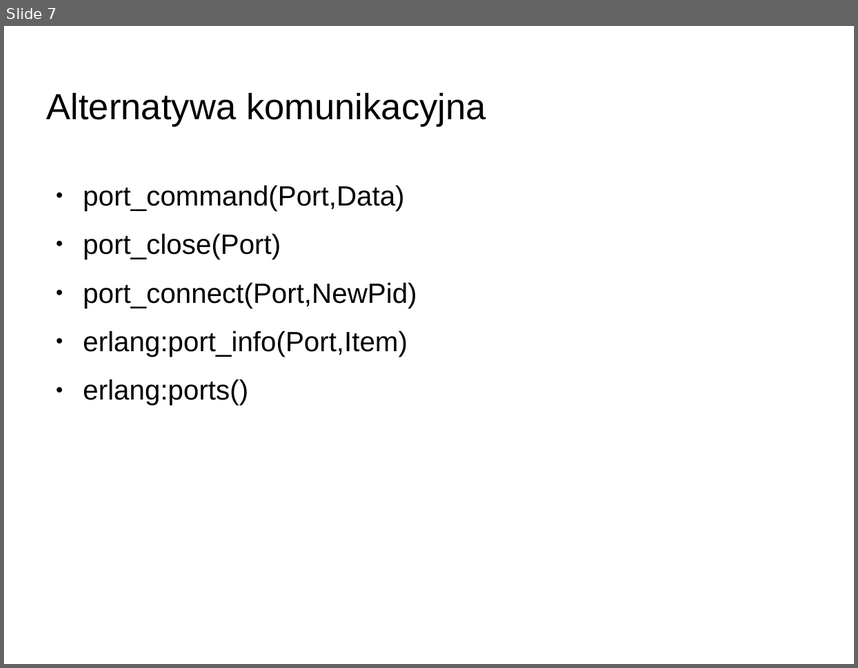
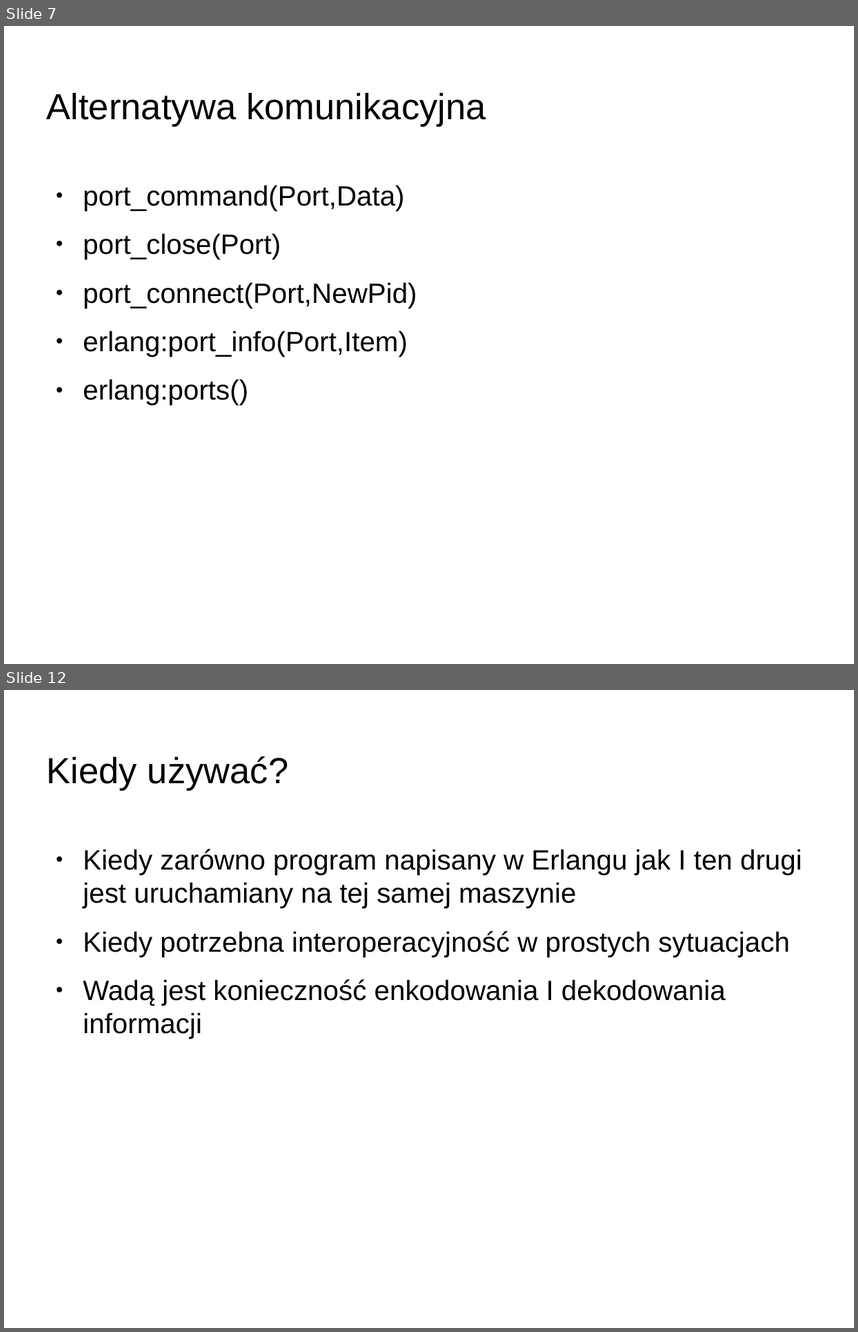
Before and after one commit to rafalgrm/erlang, a slide deck: prezentacja.odp. Shown one above the other, each under a label of ours: slide 7 before the commit, slides 7 and 12 after it; the slides between them are not shown. The pictures are 858x668 and 858x1332 pixels, drawn with LibreOffice and Linux fonts; fonts in the diff are those of the drawing; background and template pictures are left out. Boxes give left, top, right and bottom in pixels: in the first picture for what was removed or moved away, otherwise in the second. Text is boxed around its words. In the diff, an @@ line names an element or a change of style, - is before the commit and + after.

```diff
--- a/prezentacja.odp
+++ b/prezentacja.odp
@@ slide 12 added at <box>4,690,854,1328</box>, background picture (left out) @@
@@ title added at <box>47,756,289,791</box>, 33.9 pt, text #000000 @@
+Kiedy używać?
@@ text added at <box>83,849,802,1038</box>, 26 pt, text #000000 @@
+● Kiedy zarówno program napisany w Erlangu jak I ten drugi jest uruchamiany na tej samej maszynie
+● Kiedy potrzebna interoperacyjność w prostych sytuacjach
+● Wadą jest konieczność enkodowania I dekodowania informacji
```
Also in this commit, not shown: 4 other slides added, 1 other file.
